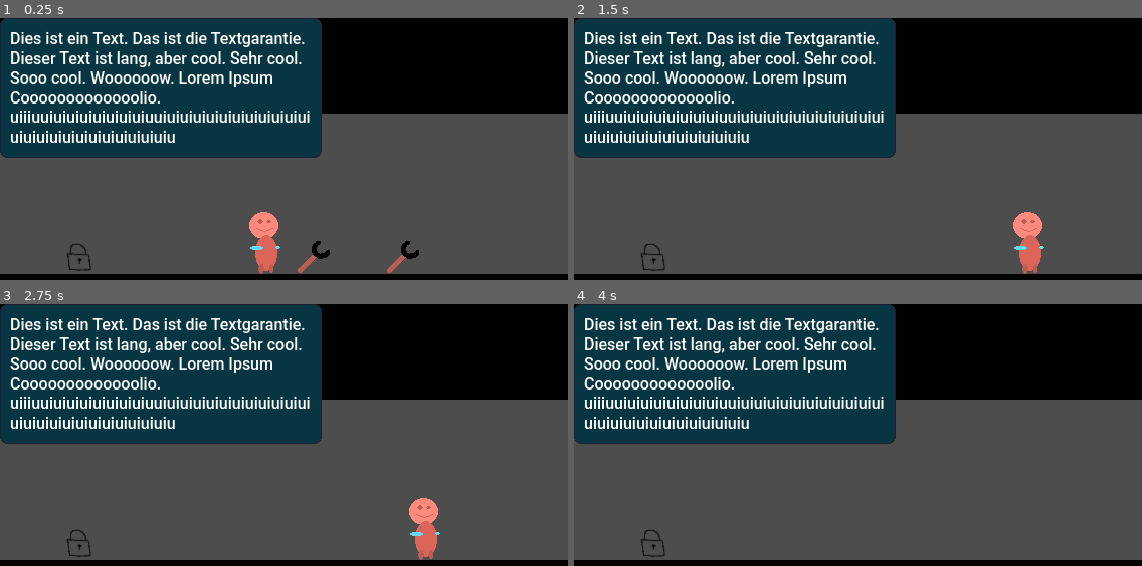
Above: before the commit, frames 1-4 (two rows, left to right).
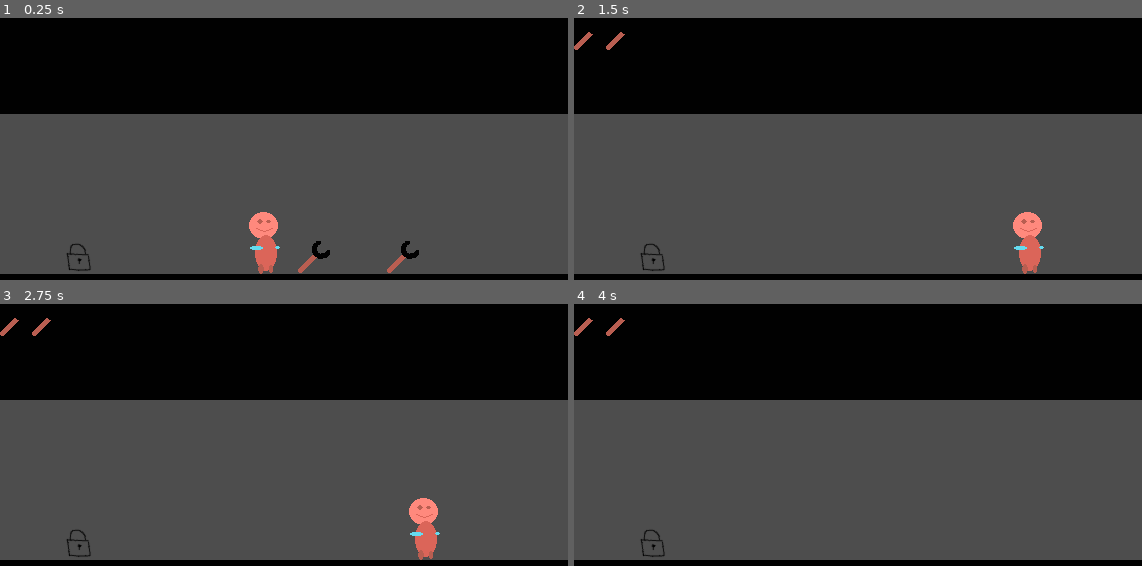
Above: after the commit, the same moments.

Repository: panorb/ludum-dare-58
Game: Godot game, scene res://game/game.tscn
Same seed, same stepped clock (60 frames per second), same inputs: the game is played once before the commit and once after it.
Inputs:
- Up to frame 1 (0.25 s): no input
- Up to frame 2 (1.5 s): tap Enter at 0.5 s; hold Right (move_right) from 0.53 s (still down); tap W (interact) at 0.6, 1.35 s; tap Space (jump) at 0.77 s
- Up to frame 3 (2.75 s): tap Space (jump) at 1.52 s; release Right (move_right) at 2.03 s; hold Left (move_left) from 2.03 s (still down); tap W (interact) at 2.1 s
- Up to frame 4 (4 s): release Left (move_left) at 2.78 s; hold Right (move_right) from 2.78 s (still down); tap W (interact) at 2.85, 3.6 s; tap Space (jump) at 3.02, 3.77 s

The runs differ from the first frame. In frame 1, 30% of the frame differs, in the area x 0-57%, y 0-54%; in frame 2, 30%; in frame 3, 30%; in frame 4, 30%.

Commit message:
Inventory Display

Diff:
--- /dev/null
+++ b/godot/game/InventoryItem.tscn
@@ -0,0 +1,17 @@
+[gd_scene load_steps=3 format=3 uid="uid://wynnk4a7b3ks"]
+
+[ext_resource type="Script" uid="uid://8p16xngxvjm5" path="res://game/inventory_item.gd" id="1_fw7ql"]
+[ext_resource type="Texture2D" uid="uid://bglu6mayhvy5h" path="res://interactable/lock.png" id="2_0f6eg"]
+
+[node name="InventoryItem" type="Control"]
+layout_mode = 3
+anchors_preset = 15
+anchor_right = 1.0
+anchor_bottom = 1.0
+grow_horizontal = 2
+grow_vertical = 2
+script = ExtResource("1_fw7ql")
+
+[node name="Icon" type="TextureRect" parent="."]
+layout_mode = 0
+texture = ExtResource("2_0f6eg")
--- a/godot/game/game.tscn
+++ b/godot/game/game.tscn
@@ -17,10 +17,6 @@
 [node name="Wrench" parent="." instance=ExtResource("3_h7iqs")]
 position = Vector2(402, 240)
 
-[node name="Inventory" type="Node2D" parent="."]
-unique_name_in_owner = true
-script = ExtResource("4_4fuuu")
-
 [node name="LockWrench" parent="." instance=ExtResource("5_dxrkv")]
 position = Vector2(75, 241)
 
@@ -29,4 +25,20 @@
 
 [node name="CanvasLayer" type="CanvasLayer" parent="."]
 
+[node name="Inventory" type="Control" parent="CanvasLayer"]
+unique_name_in_owner = true
+layout_mode = 3
+anchor_right = 0.86500007
+anchor_bottom = 0.13800001
+offset_right = -491.32004
+offset_bottom = -44.160004
+script = ExtResource("4_4fuuu")
+
+[node name="Items" type="HBoxContainer" parent="CanvasLayer/Inventory"]
+layout_mode = 0
+offset_right = 40.0
+offset_bottom = 40.0
+theme_override_constants/separation = 32
+
 [node name="Dialog" parent="CanvasLayer" instance=ExtResource("6_dakft")]
+visible = false
--- a/godot/game/inventory.gd
+++ b/godot/game/inventory.gd
@@ -1,17 +1,33 @@
-extends Node2D
+extends Control
 
 var items = []
+var display_items = []
+var item_scene = preload("res://game/InventoryItem.tscn")
 
 func _ready():
-	pass
+	var item_display = $Items
+	for item in item_display.get_children():
+		item.queue_free()
+	display_items.clear()
 
 func add_item(item, count=1):
 	for i in range(count):
 		items.append(item)
+		var display_item = item_scene.instantiate()
+		display_item.set_item(item)
+		display_items.append(display_item)
+		$Items.add_child(display_item)
 
 func remove_item(item, count=1):
 	for i in range(count):
-		items.erase(item)
+		if item not in items:
+			break
+		var index = items.find(item)
+		items.remove_at(index)
+		var display_item = display_items[index]
+		display_items.remove_at(index)
+		$Items.remove_child(display_item)
+		display_item.queue_free()
 
 func has_item(item, count=1):
 	var has_count = items.count(item)
--- /dev/null
+++ b/godot/game/inventory_item.gd
@@ -0,0 +1,11 @@
+extends Control
+
+@export var item_icons : Dictionary = {
+	"wrench": preload("res://interactable/wrench.png"),
+}
+
+func set_item(item):
+	if item not in item_icons.keys():
+		print("ERROR: no icon for "+item+", using wrench!")
+		item = "wrench"
+	$Icon.texture = item_icons[item]
Not shown, added: godot/game/inventory_item.gd.uid
